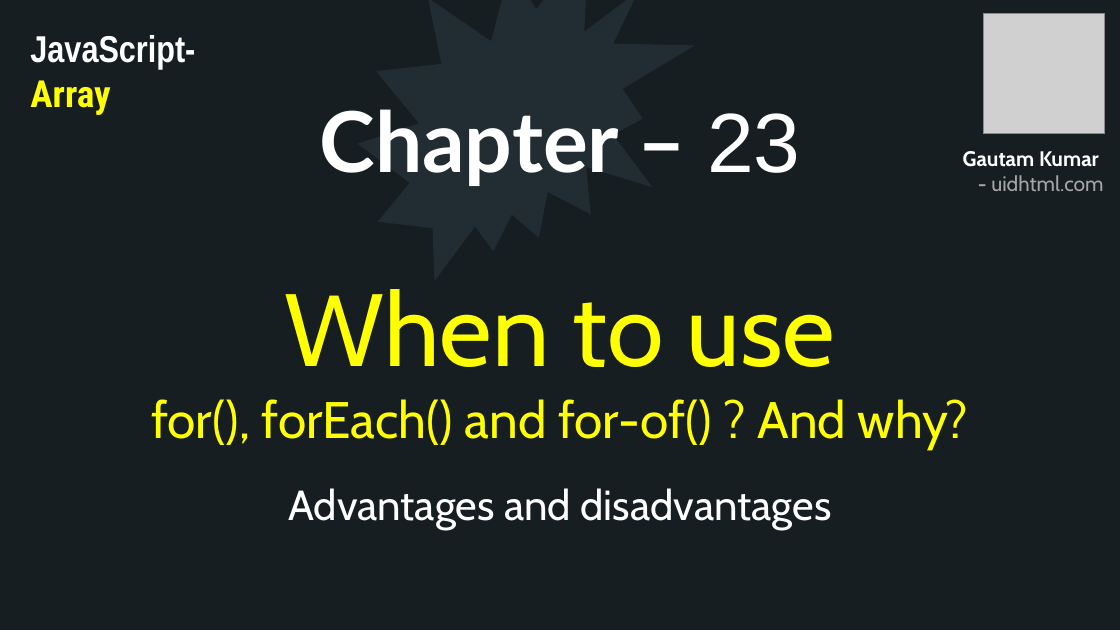
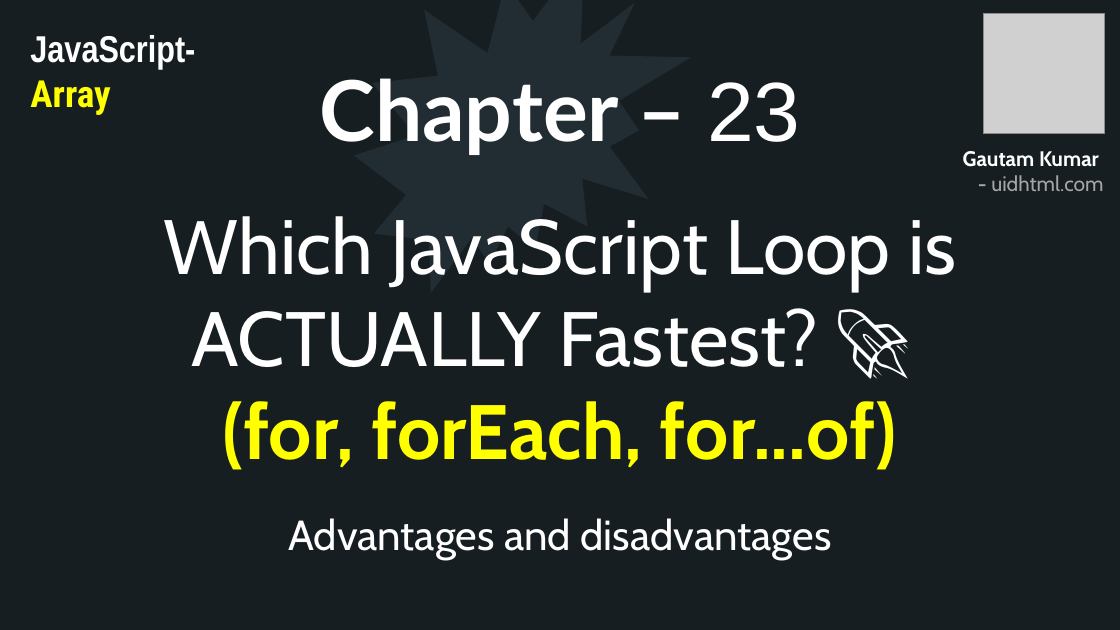
Before and after one commit to uidhtml/javascript-tutorials, a slide deck: slide 73 of Javascript Tutorials.pptx. Drawn at 1120x630 pixels with LibreOffice and Linux fonts; fonts in the diff are those of the drawing; grey boxes stand for pictures. Boxes give left, top, right and bottom in pixels: in the first picture for what was removed or moved away, otherwise in the second. Text is boxed around its words. In the diff, an @@ line names an element or a change of style, - is before the commit and + after.

Commit message:
Added chapter 23

```diff
--- a/Javascript Tutorials.pptx
+++ b/Javascript Tutorials.pptx
@@ title "Chapter – 23": place and size @@
-title "Chapter – 23" at [319, 109, 800, 186]
+title "Chapter – 23" at [319, 78, 800, 155]
@@ irregular seal: place and size @@
-irregular seal at [358, 0, 695, 281]
+irregular seal at [354, 0, 691, 292]
@@ text at [164, 216, 956, 470]: text changed; size 44 to 66 pt; text colour #FFFF00 to #FFFFFF @@
-When to use
-for(), forEach() and for-of() ? And why?
+Which JavaScript Loop is ACTUALLY Fastest? 🚀
+(for, forEach, for...of)
@@ text "Advantages and disadvantages": place and size @@
-text "Advantages and disadvantages" at [288, 488, 832, 530]
+text "Advantages and disadvantages" at [288, 518, 832, 560]
```
Also in this commit, not shown: 6 other files.
